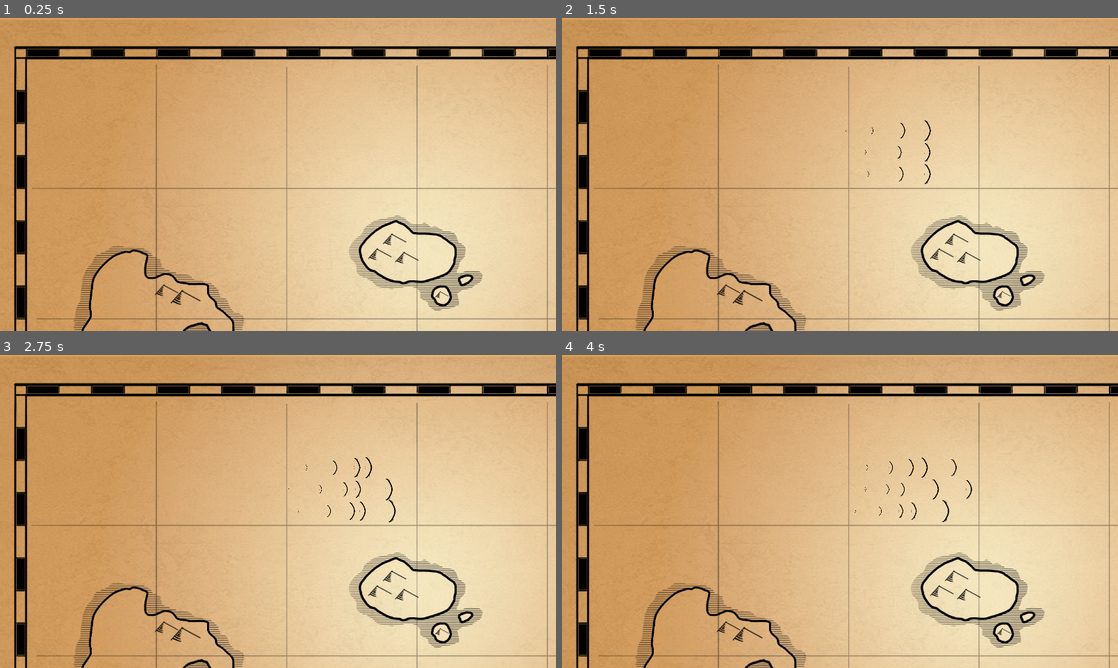
Above: before the commit, frames 1-4 (two rows, left to right).
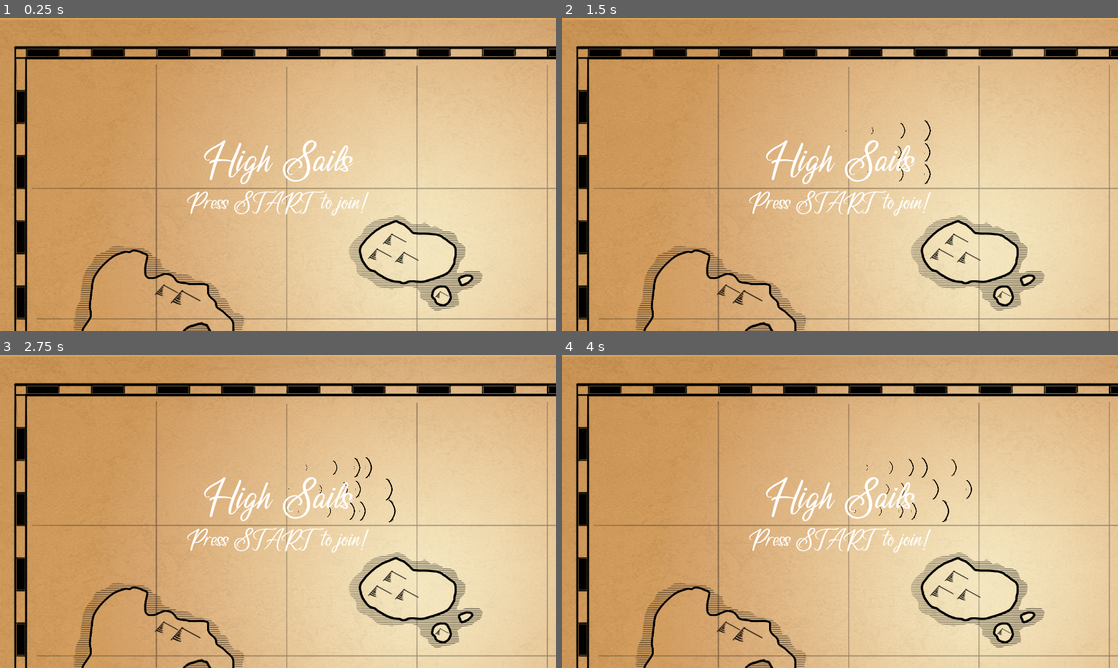
Above: after the commit, the same moments.

Repository: jservant/HighSails
Game: Godot game, scene res://Scenes/Basically Done/Main.tscn
The game is run twice, just before and just after one commit, with the same random seed, the same clock (stepped at 60 frames per second) and the same inputs.
Inputs:
- Up to frame 1 (0.25 s): no input
- Up to frame 2 (1.5 s): tap Enter at 0.5, 1.25 s
- Up to frame 3 (2.75 s): tap Enter at 2 s
- Up to frame 4 (4 s): tap Enter at 2.75, 3.5 s

The runs differ from the first frame. In frame 1, 1.4% of the frame differs, in the area x 33-67%, y 38-64%; in frame 2, 1.4%; in frame 3, 1.4%; in frame 4, 1.4%.

Commit message:
UI stuff

Diff:
--- a/Scenes/Basically Done/HUD.tscn
+++ b/Scenes/Basically Done/HUD.tscn
@@ -1,9 +1,13 @@
-[gd_scene load_steps=3 format=2]
+[gd_scene load_steps=4 format=2]
 
 [ext_resource path="res://Cuningham Singleton.ttf" type="DynamicFontData" id=1]
 
 [sub_resource type="DynamicFont" id=1]
 size = 86
+font_data = ExtResource( 1 )
+
+[sub_resource type="DynamicFont" id=2]
+size = 48
 font_data = ExtResource( 1 )
 
 [node name="HUD" type="CanvasLayer"]
@@ -50,4 +54,19 @@
 margin_right = 500.0
 margin_bottom = 100.0
 custom_fonts/font = SubResource( 1 )
+text = "High Sails"
 align = 1
+
+[node name="PressStart" type="Label" parent="."]
+anchor_left = 0.5
+anchor_top = 0.5
+anchor_right = 0.5
+anchor_bottom = 0.5
+margin_left = -500.0
+margin_top = -100.0
+margin_right = 500.0
+margin_bottom = 100.0
+custom_fonts/font = SubResource( 2 )
+text = "Press START  to join!"
+align = 1
+valign = 2
--- a/Scripts/Main.gd
+++ b/Scripts/Main.gd
@@ -8,6 +8,7 @@
 onready var p3ScoreUI = get_node("HUD/P3Score")
 onready var p4ScoreUI = get_node("HUD/P4Score")
 onready var youWinUI = get_node("HUD/YouWin")
+onready var startUI = get_node("HUD/PressStart")
 onready var connectedControllers = Input.get_connected_joypads()
 var isGameOver = false
 
@@ -44,6 +45,9 @@
 func _process(delta):
 	if Input.is_action_just_pressed("ui_esc"):
 		get_tree().quit()
+	if Input.is_action_just_pressed("restart"):
+		youWinUI.text = ""
+		startUI.text = ""
 	if isGameOver == true:
 		if Input.is_action_just_pressed("restart"):
 			get_tree().reload_current_scene()
